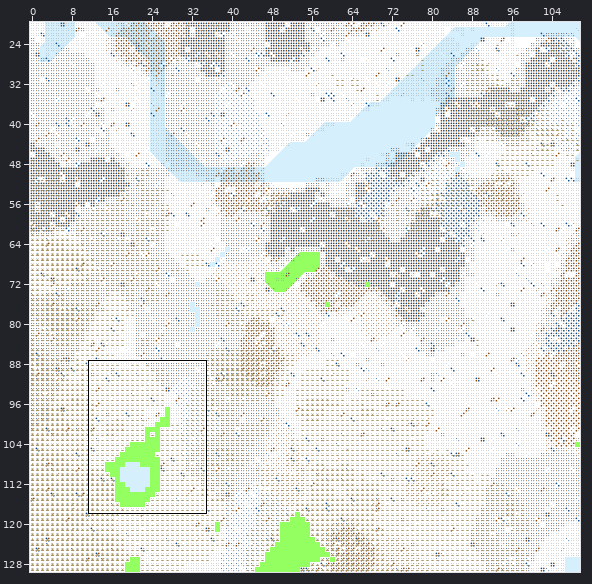
Two versions of a level (Tiled map, Maps/boston.tmx). The first picture is a wide view before the edit; the outline marks the close-up.
Close-up. Old version:
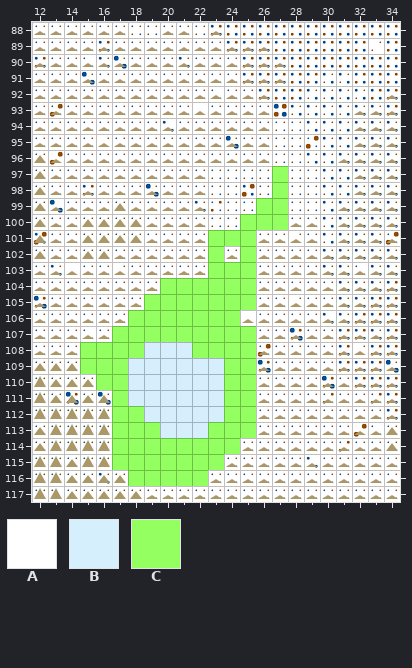
Cells are 16x16 px. Shown: x 12..34, y 88..117. The commit also changed other parts of the map, which this record leaves out.
Key: from "Landform": A 0, B 1, C 2.
_ is an empty cell.
Layers that did not change in this view are not listed.
Layer "Land" before, first column x 12:
 88 AAAAAAAAAAAAAAAAAAAAAAA
 89 AAAAAAAAAAAAAAAAAAAAAAA
 90 AAAAAAAAAAAAAAAAAAAAAAA
 91 AAAAAAAAAAAAAAAAAAAAAAA
 92 AAAAAAAAAAAAAAAAAAAAAAA
 93 AAAAAAAAAAAAAAAAAAAAAAA
 94 AAAAAAAAAAAAAAAAAAAAAAA
 95 AAAAAAAAAAAAAAAAAAAAAAA
 96 AAAAAAAAAAAAAAAAAAAAAAA
 97 AAAAAAAAAAAAAAACAAAAAAA
 98 AAAAAAAAAAAAAAACAAAAAAA
 99 AAAAAAAAAAAAAACCAAAAAAA
100 AAAAAAAAAAAAACCCAAAAAAA
101 AAAAAAAAAAACCCAAAAAAAAA
102 AAAAAAAAAAACACAAAAAAAAA
103 AAAAAAAAAAACCCAAAAAAAAA
104 AAAAAAAACCCCCCAAAAAAAAA
105 AAAAAAACCCCCCCAAAAAAAAA
106 AAAAAACCCCCCCAAAAAAAAAA
107 AAAAACCCCCCCCCAAAAAAAAA
108 AAACCCCBBBCCCCAAAAAAAAA
109 AAACCCBBBBBBCCAAAAAAAAA
110 AAAACCBBBBBBCCAAAAAAAAA
111 AAAAACBBBBBBCCAAAAAAAAA
112 AAAAACCBBBBBCCAAAAAAAAA
113 AAAAACCCBBBCCCAAAAAAAAA
114 AAAAACCCCCCCCAAAAAAAAAA
115 AAAAACCCCCCCAAAAAAAAAAA
116 AAAAAACCCCCAAAAAAAAAAAA
117 AAAAAAAAAAAAAAAAAAAAAAA
After the commit:
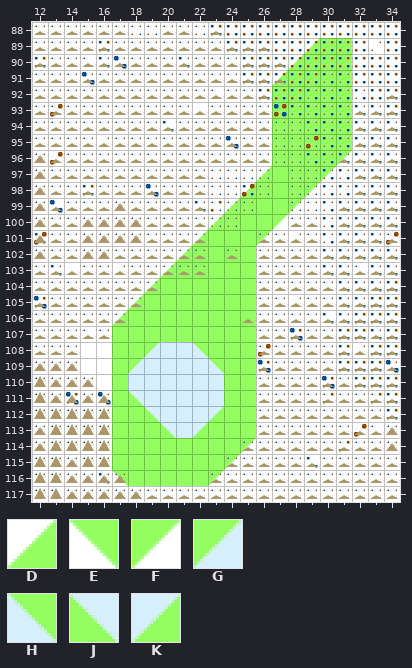
Further tiles: from "Landform": D 6, E 10, F 11, G 12, H 13, J 16, K 17.
What changed:
Changed rows in their new state; . is an unchanged cell.
Layer "Land":
first column x 15:
 89 ..............DCC
 90 .............DCCC
 91 ............DCCCC
 92 ............CCCCC
 93 ............CCCCC
 94 ............CCCCC
 95 ............CCCCC
 96 ............CCCCF
 97 ...........D.CCF.
 98 ..........DC.CF..
 99 .........DC..F...
100 ........DC..F....
101 .......D...F.....
102 ......DC.C.......
103 .....DCC.........
104 ....D............
105 ...D.............
106 ..D.......C......
108 AA..G..H.........
109 AA.G....H........
110 .A...............
111 ...J.............
112 ....J...K........
113 .....J.K.........
114 ..........F......
115 .........F.......
116 ..E.....F........
Changed places in both close-ups, as pixel boxes (x1, y1, x2, y2):
changed: (112, 38, 352, 326)
changed: (80, 342, 112, 390)
changed: (128, 342, 160, 374)
changed: (192, 342, 224, 374)
changed: (128, 390, 176, 438)
changed: (192, 406, 224, 438)
changed: (208, 438, 256, 486)
changed: (112, 470, 128, 486)
